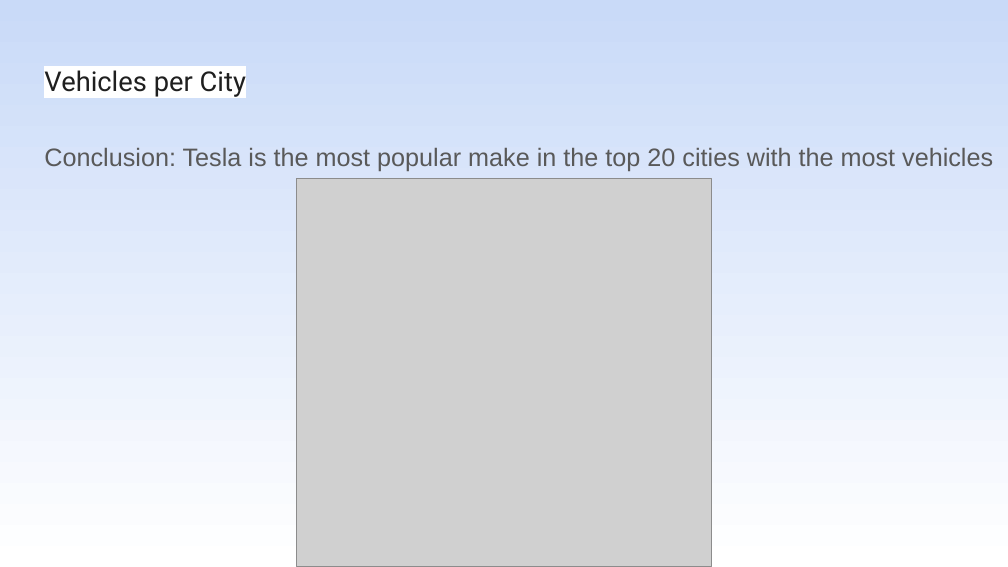
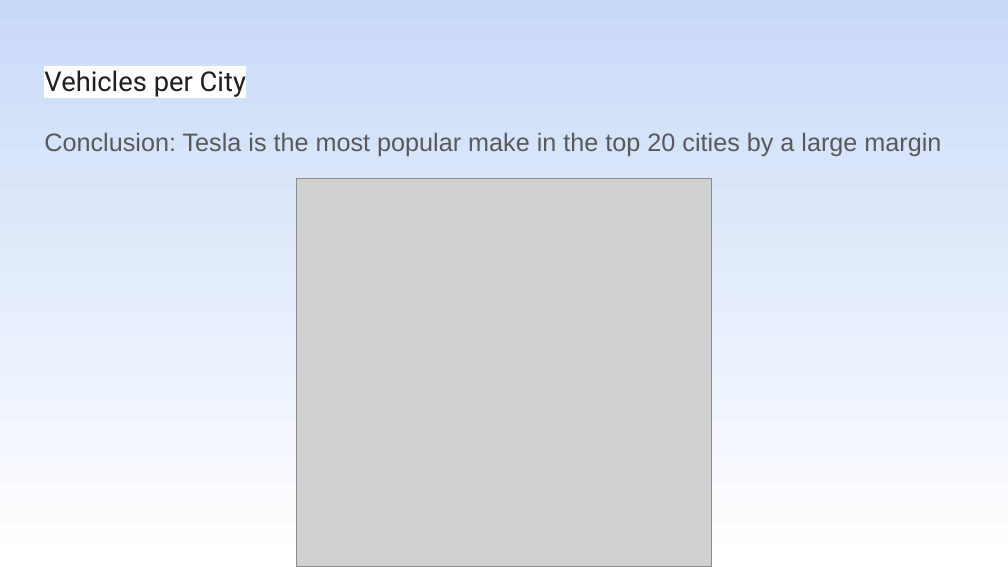
Before and after one commit to shachar700/DataAnalysis_ElectricVehicles, a slide deck: slide 11 of DataAnalysis_ElectricVehicles.pptx. Drawn at 1008x567 pixels with LibreOffice and Linux fonts; fonts in the diff are those of the drawing; grey boxes stand for pictures. Boxes give left, top, right and bottom in pixels: in the first picture for what was removed or moved away, otherwise in the second. Text is boxed around its words. In the diff, an @@ line names an element or a change of style, - is before the commit and + after.

```diff
--- a/DataAnalysis_ElectricVehicles.pptx
+++ b/DataAnalysis_ElectricVehicles.pptx
@@ text at [44,132,941,156]: text changed @@
-Conclusion: Tesla is the most popular make in the top 20 cities with the most vehicles
+Conclusion: Tesla is the most popular make in the top 20 cities by a large margin
```
Also in this commit, not shown: 12 other slides changed, 1 slide added, 1 slide removed, 3 other files.
